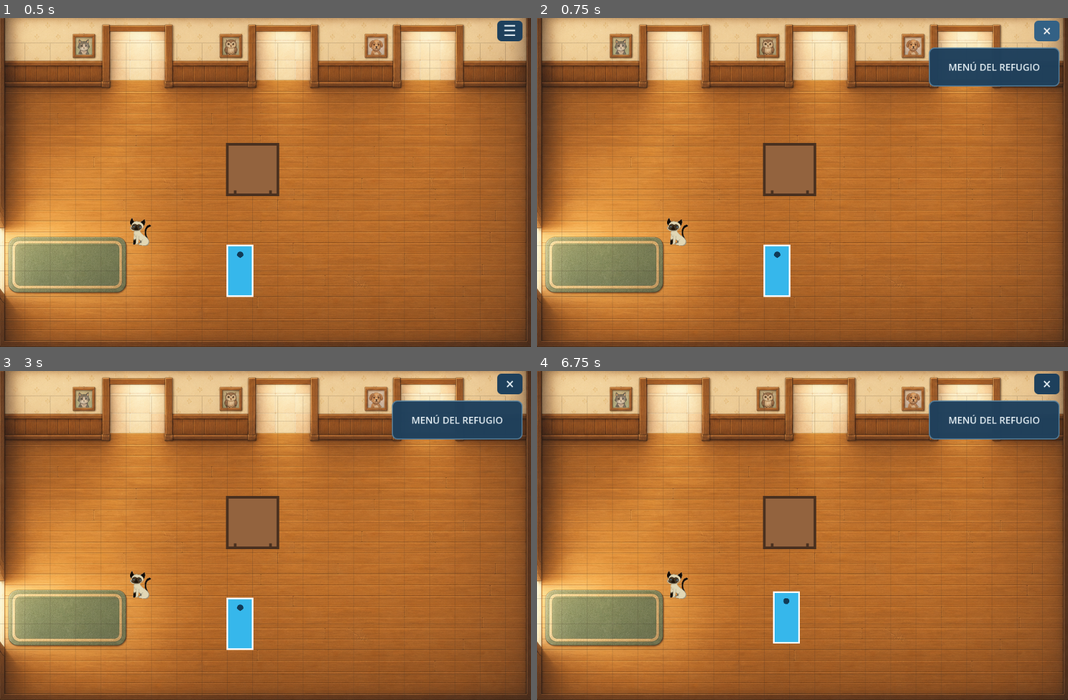
Above: before the commit, frames 1-4 (two rows, left to right).
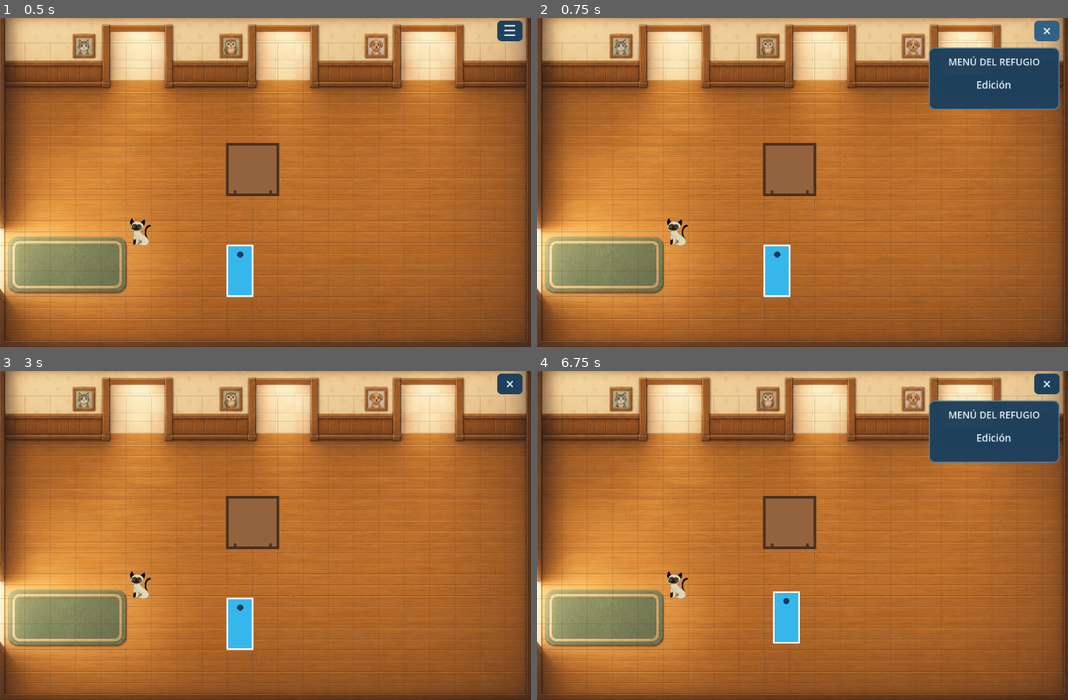
Above: after the commit, the same moments.

Repository: rocalabern/game_godot_refugio-de-animales
Game: Godot game, scene res://game/main.tscn
The game is run twice, just before and just after one commit, with the same random seed, the same clock (stepped at 60 frames per second) and the same inputs.
Inputs (mouse positions are in pixels of both pictures, inside the frame that each line leads up to):
- Up to frame 1 (0.5 s): no input
- Up to frame 2 (0.75 s): click "☰" at 0.5 s
- Up to frame 3 (3 s): click "×" at 1.25 s; click "☰" at 2 s; click (456, 436) at 2.75 s, where only the run after the commit has a clickable "Edición"
- Up to frame 4 (6.75 s): click "×" at 3.5 s; click "☰" at 4.25 s; click (993, 436) at 5 s, where only the run after the commit has a clickable "Edición"; click "×" at 5.75 s; tap Enter at 6.5 s; move the mouse to (919, 519) at 6.52 s; click (919, 519) at 6.67 s

Frame 1 is identical in both runs. In frame 2, 2.3% of the frame differs, in the area x 73-99%, y 11-28%; in frame 3, 2.9%, in the area x 73-99%, y 8-21%; in frame 4, 2.3%.

Commit message:
memoria edicion

Diff:
--- a/entities/animals/cats/cat.gd
+++ b/entities/animals/cats/cat.gd
@@ -24,6 +24,7 @@
 
 var visual_rest_position := Vector2.ZERO
 var care_in_progress := false
+var is_in_edit_mode := false
 
 
 func _ready() -> void:
@@ -74,7 +75,7 @@
 
 
 func _process(_delta: float) -> void:
-	if Engine.is_editor_hint() or care_in_progress:
+	if Engine.is_editor_hint() or care_in_progress or is_in_edit_mode:
 		return
 	set_hand_visible(is_player_nearby())
 
@@ -104,8 +105,15 @@
 	hand_action.input_pickable = is_visible
 
 
+func set_edit_mode(is_active: bool) -> void:
+	is_in_edit_mode = is_active
+	interaction_area.input_pickable = not is_active
+	if is_active:
+		set_hand_visible(false)
+
+
 func _on_hand_action_input_event(_viewport: Node, event: InputEvent, _shape_index: int) -> void:
-	if care_in_progress or not hand_action.visible:
+	if is_in_edit_mode or care_in_progress or not hand_action.visible:
 		return
 	if event is InputEventMouseButton and event.button_index == MOUSE_BUTTON_LEFT and event.pressed:
 		get_viewport().set_input_as_handled()
--- a/entities/shared/placeable_object.gd
+++ b/entities/shared/placeable_object.gd
@@ -15,6 +15,11 @@
 
 func configure_grid_size(_new_cell_size: Vector2) -> void:
 	# Las subclases visuales redefinen este método si necesitan ajustar sprites.
+	pass
+
+
+func set_edit_mode(_is_active: bool) -> void:
+	# Las subclases que tengan acciones propias pueden desactivarlas en edición.
 	pass
 
 
--- a/game/game_controller.gd
+++ b/game/game_controller.gd
@@ -15,15 +15,23 @@
 var player: PlayerController
 var current_room: ShelterRoom
 var interaction_controller := InteractionController.new()
+var edit_mode := false
+var dragged_table: Table
+var drag_pointer_offset := Vector2.ZERO
+# Estado de edición de esta partida. Las escenas se vuelven a instanciar al
+# cambiar de habitación, así que no deben ser la fuente de verdad en runtime.
+var room_table_positions: Dictionary = {}
 
 @onready var room_container: Node2D = $RoomContainer
 @onready var animal_profile: CanvasLayer = $AnimalProfile
 @onready var menu_toggle: Button = $MenuUI/MenuToggle
 @onready var menu_panel: PanelContainer = $MenuUI/MenuPanel
+@onready var edit_button: Button = $MenuUI/MenuPanel/Margin/Content/EditButton
 
 
 func _ready() -> void:
 	menu_toggle.pressed.connect(toggle_menu)
+	edit_button.pressed.connect(start_edit_mode)
 	set_menu_open(false)
 	cell_size = Vector2(get_viewport_rect().size.x / screen_columns, get_viewport_rect().size.y / (room_rows + menu_rows))
 	room_top_row = menu_rows
@@ -39,6 +47,7 @@
 	current_room = room_scene.instantiate() as ShelterRoom
 	room_container.add_child(current_room)
 	current_room.configure(cell_size, room_columns, room_rows, room_top_row, show_grid)
+	current_room.apply_table_position_overrides(room_table_positions.get(current_room.get_room_id(), {}))
 	current_room.doorway_requested.connect(_on_doorway_requested)
 	current_room.animal_interaction_requested.connect(_on_animal_interaction_requested)
 	var spawn_position := current_room.get_spawn_position(spawn_id, fallback_cell) if not spawn_id.is_empty() else current_room.cell_to_navigation_position(fallback_cell)
@@ -49,6 +58,9 @@
 
 
 func _unhandled_input(event: InputEvent) -> void:
+	if edit_mode:
+		handle_edit_input(event)
+		return
 	if menu_panel.visible and event.is_action_pressed("ui_cancel"):
 		set_menu_open(false)
 		get_viewport().set_input_as_handled()
@@ -60,7 +72,7 @@
 
 
 func move_player_to(screen_position: Vector2) -> void:
-	if current_room == null or player == null:
+	if edit_mode or current_room == null or player == null:
 		return
 	var requested_cell := current_room.get_requested_cell(screen_position)
 	if requested_cell.y < room_top_row:
@@ -73,17 +85,102 @@
 
 
 func toggle_menu() -> void:
+	if edit_mode:
+		stop_edit_mode()
+		return
 	set_menu_open(not menu_panel.visible)
 
 
 func set_menu_open(is_open: bool) -> void:
+	if edit_mode:
+		menu_panel.hide()
+		menu_toggle.text = "×"
+		menu_toggle.tooltip_text = "Cerrar edición"
+		return
 	menu_panel.visible = is_open
 	menu_toggle.text = "×" if is_open else "☰"
 	menu_toggle.tooltip_text = "Cerrar menú" if is_open else "Abrir menú"
 
 
+func start_edit_mode() -> void:
+	edit_mode = true
+	menu_panel.hide()
+	menu_toggle.text = "×"
+	menu_toggle.tooltip_text = "Cerrar edición"
+	if player != null:
+		player.stop()
+	if current_room != null:
+		current_room.set_edit_mode(true)
+
+
+func stop_edit_mode() -> void:
+	if dragged_table != null and is_instance_valid(dragged_table) and current_room != null:
+		current_room.reset_table_position(dragged_table)
+	dragged_table = null
+	edit_mode = false
+	if current_room != null:
+		current_room.set_edit_mode(false)
+	set_menu_open(false)
+
+
+func handle_edit_input(event: InputEvent) -> void:
+	if event.is_action_pressed("ui_cancel"):
+		stop_edit_mode()
+		get_viewport().set_input_as_handled()
+		return
+	if current_room == null:
+		return
+	if event is InputEventMouseButton and event.button_index == MOUSE_BUTTON_LEFT:
+		if event.pressed:
+			start_table_drag(event.position)
+		else:
+			finish_table_drag()
+		get_viewport().set_input_as_handled()
+	elif event is InputEventMouseMotion and dragged_table != null:
+		dragged_table.global_position = event.position + drag_pointer_offset
+		get_viewport().set_input_as_handled()
+	elif event is InputEventScreenTouch:
+		if event.pressed:
+			start_table_drag(event.position)
+		else:
+			finish_table_drag()
+		get_viewport().set_input_as_handled()
+	elif event is InputEventScreenDrag and dragged_table != null:
+		dragged_table.global_position = event.position + drag_pointer_offset
+		get_viewport().set_input_as_handled()
+
+
+func start_table_drag(pointer_position: Vector2) -> void:
+	if dragged_table != null:
+		return
+	var table := current_room.get_table_at_position(pointer_position)
+	if table == null:
+		return
+	dragged_table = table
+	drag_pointer_offset = table.global_position - pointer_position
+
+
+func finish_table_drag() -> void:
+	if dragged_table == null or not is_instance_valid(dragged_table):
+		dragged_table = null
+		return
+	var target_cell := current_room.get_table_base_cell_from_position(dragged_table)
+	if current_room.move_table_to_cell(dragged_table, target_cell):
+		remember_table_position(dragged_table, target_cell)
+	else:
+		current_room.reset_table_position(dragged_table)
+	dragged_table = null
+
+
+func remember_table_position(table: Table, base_cell: Vector2i) -> void:
+	var room_id := current_room.get_room_id()
+	var positions := room_table_positions.get(room_id, {}) as Dictionary
+	positions[table.name] = base_cell
+	room_table_positions[room_id] = positions
+
+
 func _on_doorway_requested(doorway: Doorway, doorway_player: PlayerController) -> void:
-	if doorway_player != player or doorway.destination_scene_path.is_empty():
+	if edit_mode or doorway_player != player or doorway.destination_scene_path.is_empty():
 		return
 	if doorway.transition_sound != null:
 		$TransitionAudio.stream = doorway.transition_sound
@@ -96,5 +193,5 @@
 
 
 func _on_animal_interaction_requested(animal: AnimalObject) -> void:
-	if animal_profile != null:
+	if not edit_mode and animal_profile != null:
 		animal_profile.call(&"open_for", animal)
--- a/game/main.tscn
+++ b/game/main.tscn
@@ -61,7 +61,7 @@
 offset_left = 744.0
 offset_top = 56.0
 offset_right = 992.0
-offset_bottom = 130.0
+offset_bottom = 174.0
 theme_override_styles/panel = SubResource("StyleMenuPanel")
 
 [node name="Margin" type="MarginContainer" parent="MenuUI/MenuPanel"]
@@ -71,10 +71,24 @@
 theme_override_constants/margin_right = 18
 theme_override_constants/margin_bottom = 12
 
-[node name="Label" type="Label" parent="MenuUI/MenuPanel/Margin"]
+[node name="Content" type="VBoxContainer" parent="MenuUI/MenuPanel/Margin"]
+layout_mode = 2
+theme_override_constants/separation = 10
+
+[node name="Label" type="Label" parent="MenuUI/MenuPanel/Margin/Content"]
 layout_mode = 2
 theme_override_colors/font_color = Color(0.9, 0.94, 0.96, 1)
 theme_override_font_sizes/font_size = 18
 text = "MENÚ DEL REFUGIO"
 horizontal_alignment = 1
 vertical_alignment = 1
+
+[node name="EditButton" type="Button" parent="MenuUI/MenuPanel/Margin/Content"]
+custom_minimum_size = Vector2(0, 42)
+layout_mode = 2
+theme_override_colors/font_color = Color(0.9, 0.94, 0.96, 1)
+theme_override_font_sizes/font_size = 19
+theme_override_styles/normal = SubResource("StyleMenuButton")
+theme_override_styles/hover = SubResource("StyleMenuButtonHover")
+theme_override_styles/pressed = SubResource("StyleMenuButtonHover")
+text = "Edición"
--- a/rooms/shared/room_controller.gd
+++ b/rooms/shared/room_controller.gd
@@ -20,6 +20,7 @@
 var runtime_world: Node2D
 var occupancy := RoomOccupancy.new()
 var room_objects: Array[PlaceableObject] = []
+var edit_mode := false
 
 
 func _ready() -> void:
@@ -122,6 +123,77 @@
 		if is_walkable_for_player(candidate):
 			return cell_to_navigation_position(candidate)
 	return Vector2.INF
+
+
+func set_edit_mode(is_active: bool) -> void:
+	edit_mode = is_active
+	for object in room_objects:
+		object.set_edit_mode(is_active)
+
+
+func get_table_at_position(world_position: Vector2) -> Table:
+	for object in room_objects:
+		if not object is Table:
+			continue
+		var table := object as Table
+		var table_rect := Rect2(
+			table.global_position + Vector2(-cell_size.x, -cell_size.y * 2.0),
+			cell_size * 2.0
+		)
+		if table_rect.has_point(world_position):
+			return table
+	return null
+
+
+func get_table_base_cell_from_position(table: Table) -> Vector2i:
+	var base_center := table.global_position - table.get_cell_anchor_offset() * cell_size
+	return Vector2i(
+		roundi(base_center.x / cell_size.x - 0.5),
+		roundi(base_center.y / cell_size.y - 0.5)
+	)
+
+
+func move_table_to_cell(table: Table, target_cell: Vector2i) -> bool:
+	if not can_place_object_at(table, target_cell):
+		return false
+	table.base_cell = target_cell
+	table.position = cell_to_navigation_position(target_cell) + table.get_cell_anchor_offset() * cell_size
+	for placement in room_data.placements:
+		if placement.id == table.name:
+			placement.base_cell = target_cell
+			break
+	rebuild_runtime_navigation()
+	return true
+
+
+func apply_table_position_overrides(overrides: Dictionary) -> void:
+	for object in room_objects:
+		if not object is Table or not overrides.has(object.name):
+			continue
+		var table := object as Table
+		var target_cell := overrides[object.name] as Vector2i
+		move_table_to_cell(table, target_cell)
+
+
+func reset_table_position(table: Table) -> void:
+	table.position = cell_to_navigation_position(table.base_cell) + table.get_cell_anchor_offset() * cell_size
+
+
+func can_place_object_at(object: PlaceableObject, target_cell: Vector2i) -> bool:
+	var static_blocked := get_static_blocked_cells()
+	for local_cell in object.get_navigation_blocking_cells():
+		var cell := target_cell + local_cell
+		if cell.x < 0 or cell.x >= room_columns or cell.y <= room_top_row or cell.y >= room_top_row + room_rows:
+			return false
+		if static_blocked.has(cell):
+			return false
+		for other in room_objects:
+			if other == object:
+				continue
+			for other_local_cell in other.get_navigation_blocking_cells():
+				if other.base_cell + other_local_cell == cell:
+					return false
+	return true
 
 
 func build_runtime_world() -> void:
@@ -230,6 +302,17 @@
 		collision_root.add_child(body)
 
 
+func rebuild_runtime_navigation() -> void:
+	occupancy.rebuild(get_static_blocked_cells(), room_objects)
+	if is_instance_valid(navigation_region):
+		navigation_region.free()
+	var old_collision_root := runtime_world.get_node_or_null("RoomGeneratedCollisions")
+	if old_collision_root != null:
+		old_collision_root.free()
+	create_navigation_region()
+	create_generated_collisions()
+
+
 func _draw() -> void:
 	var room_rect := Rect2(Vector2(0, room_top_row * cell_size.y), Vector2(room_columns * cell_size.x, room_rows * cell_size.y))
 	if show_grid:
